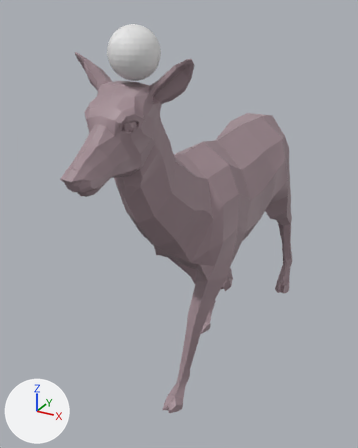
Before and after pictures for a commit that changed the glTF model public/Deer.glb.
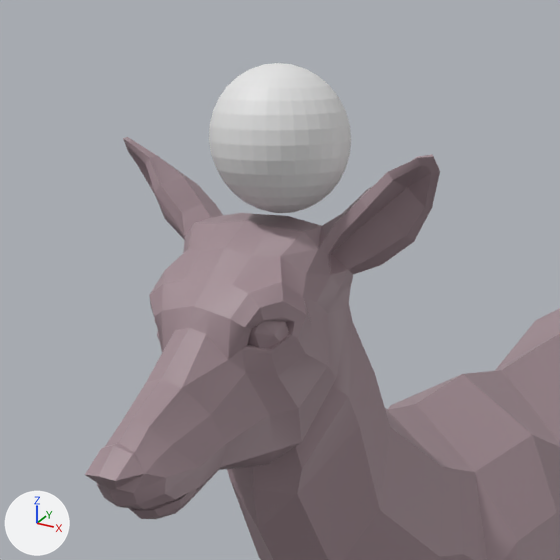
Old and new are each drawn whole from a 50 mm lens placed at (109.0, -302.0, 195.0), pointed at (-13.0, -80.0, 84.0) and again close up on the part from 8% to 67% of the width and 0% to 47% of the height. Every picture has the same lights, and +X, +Y and +Z are marked at lower left. Where no turn or scale is listed for an object, it has been applied to the vertices.

Names of what the first close-up shows: 'Deer', 'WaypointTarget'.
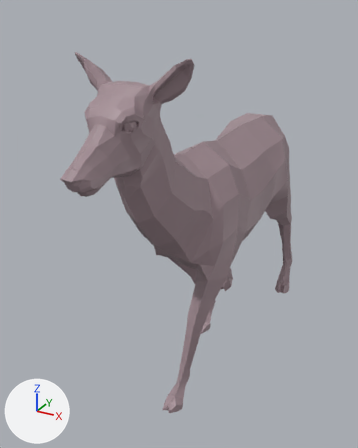
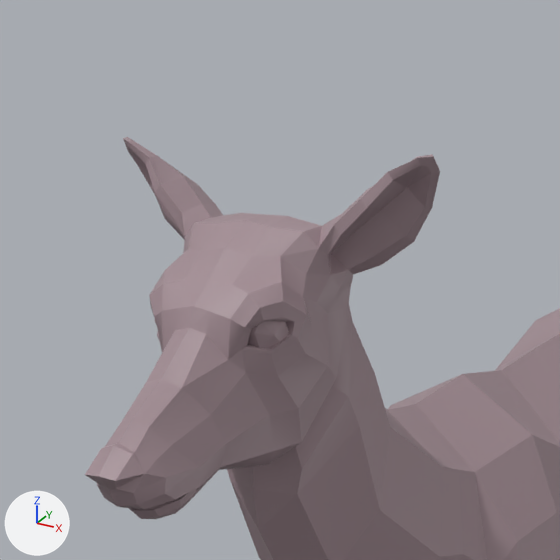
Changed parts and their boxes (x1, y1, x2, y2) in the close-ups (560 x 560 px):
'WaypointTarget', deleted: before (209, 63, 351, 213)

The change, as a list of edits to the scene's bpy script:
```text
Remove ob_waypointtarget:
    ob_waypointtarget = bpy.data.objects.new('WaypointTarget', me_sphere)
    ob_waypointtarget.location = (0.0, -138.9, 179.1)
```
